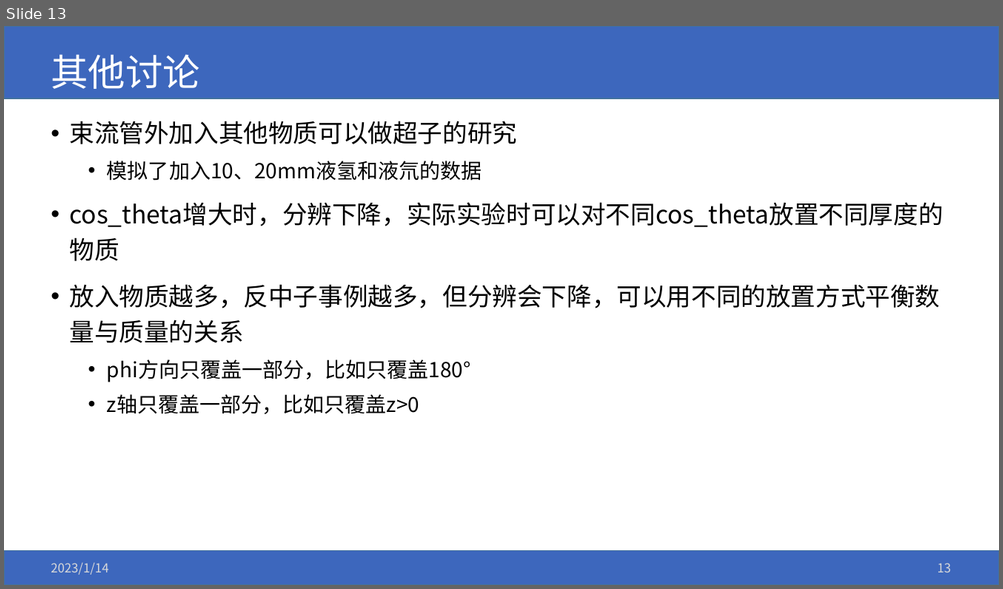
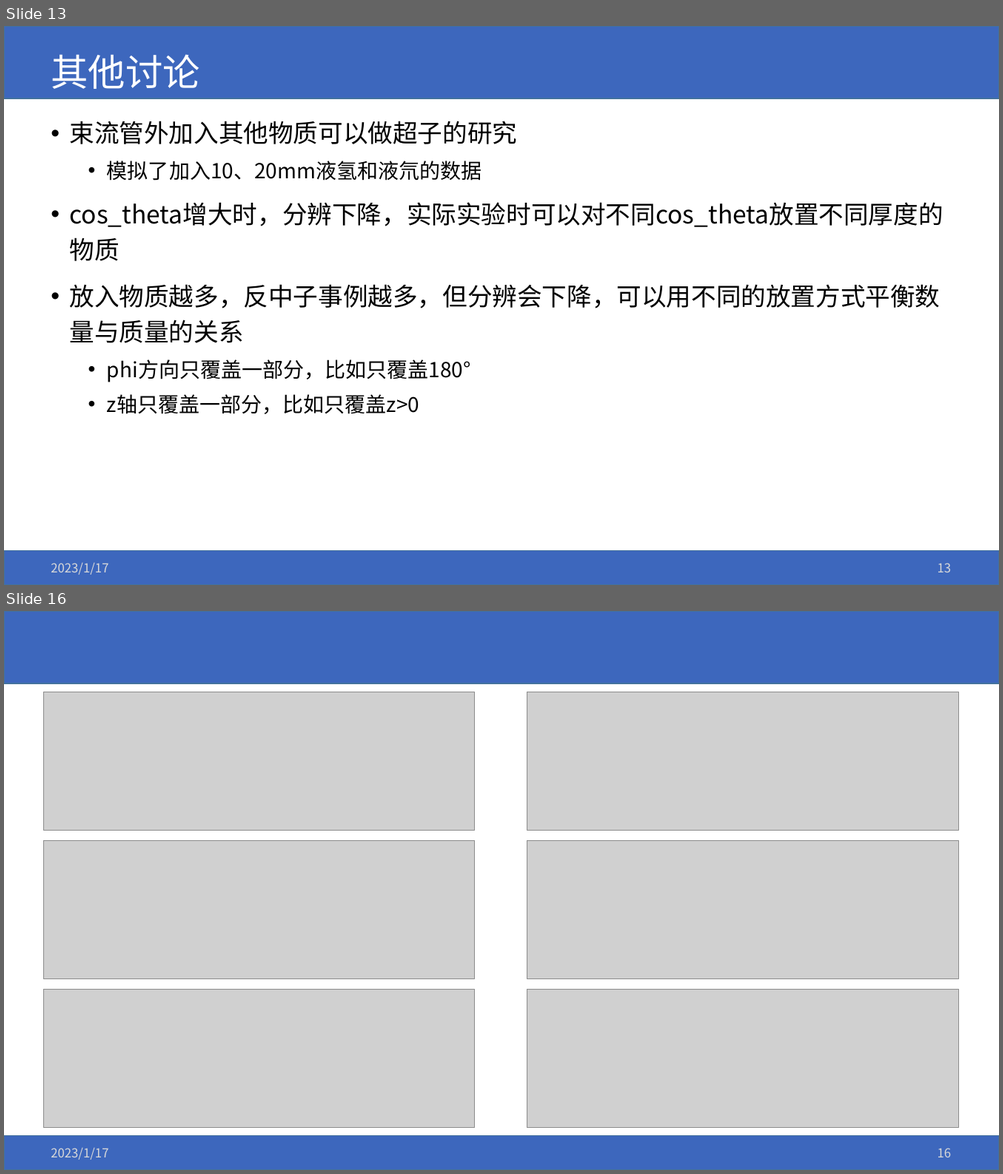
Before and after one commit to yuansicheng/bes3_add_layer, a slide deck: bes3_n0_source.pptx. Shown one above the other, each under a label of ours: slide 13 before the commit, slides 13 and 16 after it; the slides between them are not shown. The pictures are 1003x589 and 1003x1174 pixels, drawn with LibreOffice and Linux fonts; fonts in the diff are those of the drawing; grey boxes stand for pictures; background and template pictures are left out. Boxes give left, top, right and bottom in pixels: in the first picture for what was removed or moved away, otherwise in the second. Text is boxed around its words. In the diff, an @@ line names an element or a change of style, - is before the commit and + after.

```diff
--- a/bes3_n0_source.pptx
+++ b/bes3_n0_source.pptx
@@ slide 16 added at (4,611,999,1170), background #FFFFFF; not listed: 2 template elements that a slide beside it also shows @@
@@ picture added at (43,692,475,830) @@
@@ picture added at (527,692,959,830) @@
@@ picture added at (43,841,475,980) @@
@@ picture added at (527,841,959,980) @@
@@ picture added at (43,989,475,1128) @@
@@ picture added at (527,989,959,1128) @@
@@ text added at (51,1148,108,1160), 12 pt, text #D9D9D9 @@
+2023/1/17
@@ page number added at (937,1148,951,1158), 12 pt, text #D9D9D9 @@
+16
@@ slide 13 changed as well @@
@@ text at (51,563,108,575): text changed @@
-2023/1/14
+2023/1/17
```
Also in this commit, not shown: 11 other slides changed, 5 other slides added, 37 other files.
